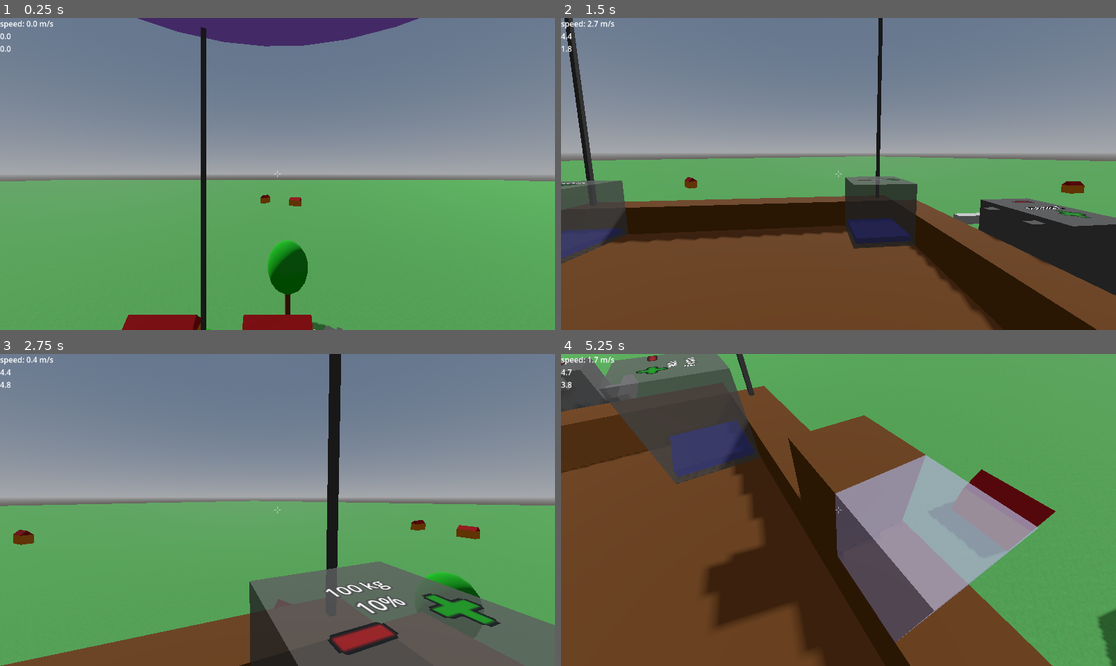
Above: before the commit, frames 1-4 (two rows, left to right).
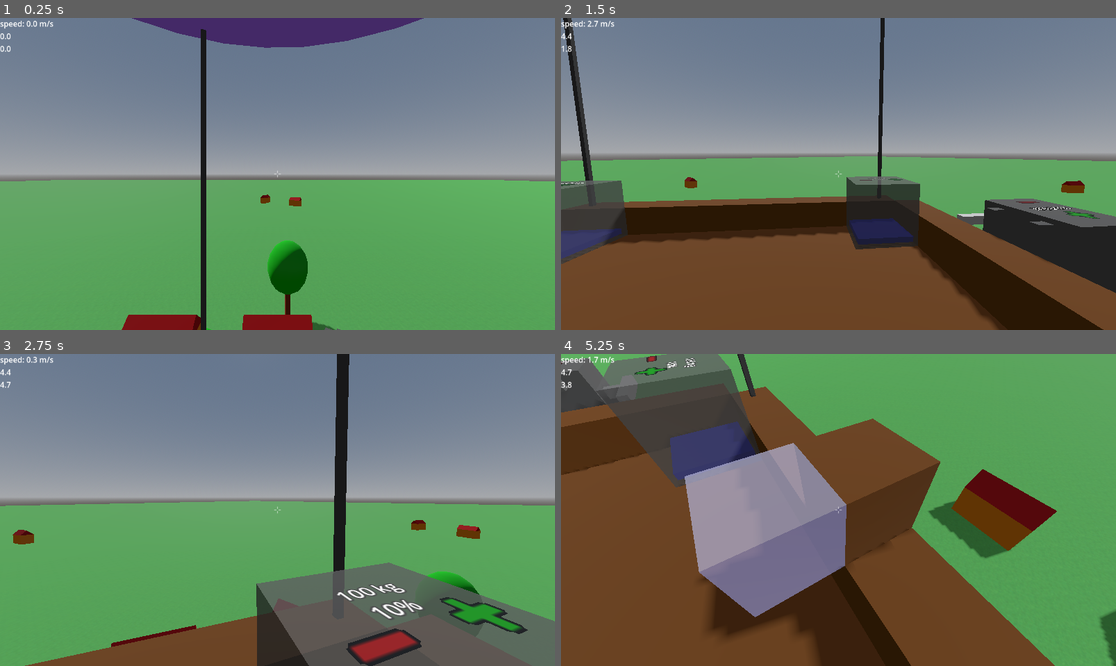
Above: after the commit, the same moments.

Repository: jmdejong/airships
Game: Godot game, scene res://scenes/world.tscn
Same seed, same stepped clock (60 frames per second), same inputs: the game is played once before the commit and once after it.
Inputs (mouse positions are in pixels of both pictures, inside the frame that each line leads up to):
- Up to frame 1 (0.25 s): no input
- Up to frame 2 (1.5 s): move the mouse to (960, 158) at 0.52 s; hold D (right) 0.53-1.28 s; click (960, 158) at 0.6 s; move the mouse to (810, 174) at 1.27 s; hold W (forwards) from 1.28 s (still down); tap Mouse wheel down (rotate_left) at 1.35 s
- Up to frame 3 (2.75 s): keep holding W (forwards); move the mouse to (288, 503) at 2.02 s; tap Mouse wheel up (rotate_right) at 2.1 s
- Up to frame 4 (5.25 s): move the mouse to (832, 516) at 2.77 s; tap Shift (sprint) at 2.85 s; click (832, 516) at 2.92 s; move the mouse to (877, 513) at 3.52 s; tap B (toggle_build) at 3.6 s; move the mouse to (1093, 391) at 4.27 s; release W (forwards) at 4.28 s; hold A (left) 4.28-5.03 s; tap G (toggle_gravity) at 4.35 s; click (1093, 391) at 4.42 s; move the mouse to (844, 510) at 5.02 s; hold W (forwards) from 5.03 s (still down); click (844, 510) at 5.1 s

The runs differ from the first frame. In frame 1, 0.3% of the frame differs, in the area x 23-77%, y 0-100%; in frame 2, 2.2%; in frame 3, 6.9%; in frame 4, 26%, in the area x 0-100%, y 0-100%.

Commit message:
better performance for ships breaking apart

Diff:
--- a/code/airship.gd
+++ b/code/airship.gd
@@ -9,15 +9,18 @@
 func _ready() -> void:
 	$Components.changed.connect(calculate_components)
 	calculate_components()
-	await get_tree().create_timer(0.1).timeout
+	await get_tree().create_timer(0.05).timeout
 	check_connections()
+	for child in get_children():
+		if child is Component and child != $Components:
+			child.reparent($Comonents)
 
 
 func calculate_components() -> void:
 
 	self.center_of_volume = $Components.center_of_volume()
 	self.center_of_mass = $Components.center_of_mass()
-	self.mass = $Components.mass()
+	self.mass = max(0.01, $Components.mass())
 	self.displaced_volume = $Components.displaced_volume()
 	self.forces = $Components.forces()
 	set_shapes()
@@ -84,19 +87,18 @@
 		add_child(components_holder)
 		var new_components: CompositeComponent = CompositeComponent.instantiate()
 		new_components.name = "Components"
+		new_ship.add_child(new_components)
+		get_parent().add_child(new_ship)
 		for c in unconnected:
 			new_components.add_component(c)
-		new_ship.add_child(new_components)
-		get_parent().add_child(new_ship)
 
 func build_component(pos: Vector3, component: ComponentBlueprint, transform) -> void:
 	var comp_node: Node3D = component.scene.instantiate()
 	comp_node.transform = transform
 	comp_node.position += pos
 	$Components/Custom.add_component(comp_node)
-	$Components/Custom.recalculate()
 
 func destroy_component(component: Component, pos: Vector3):
 	component.destroy(pos)
-	await get_tree().create_timer(0.1).timeout
+	await get_tree().create_timer(0.05).timeout
 	check_connections()
--- a/code/components/composite.gd
+++ b/code/components/composite.gd
@@ -11,20 +11,22 @@
 var _forces: Array[Force]
 var component_cells: Dictionary[Vector2, Node3D]
 var ship: Airship
-var has_changed: bool = true
+var should_recalculate := true
 
 func _ready() -> void:
 	for child in get_children():
 		child.ship = ship
-		child.changed.connect(func():has_changed = true; check_recalculate.call_deferred())
-	recalculate()
-
-func check_recalculate() -> void:
-	if !has_changed:
-		return
+		child.changed.connect(recalculate)
 	recalculate()
 
 func recalculate() -> void:
+	should_recalculate = true
+	await get_tree().create_timer(0.01).timeout
+	if should_recalculate:
+		should_recalculate = false
+		_recalculate()
+
+func _recalculate() -> void:
 	_mass = 0
 	_displaced_volume = 0
 	_center_of_mass = Vector3(0, 0, 0)
@@ -61,7 +63,8 @@
 	else:
 		_center_of_volume /= _displaced_volume
 	changed.emit()
-	has_changed = false
+
+
 
 func displaced_volume() -> float:
 	return _displaced_volume
@@ -81,10 +84,11 @@
 func forces() -> Array[Force]:
 	return _forces
 
-func add_component(component: Node3D) -> void:
+func add_component(component: Component) -> void:
 	add_child(component)
 	component.ship = ship
 	component.changed.connect(recalculate)
+	recalculate()
 
 func all_components() -> Array[Component]:
 	var ac: Array[Component] = []
